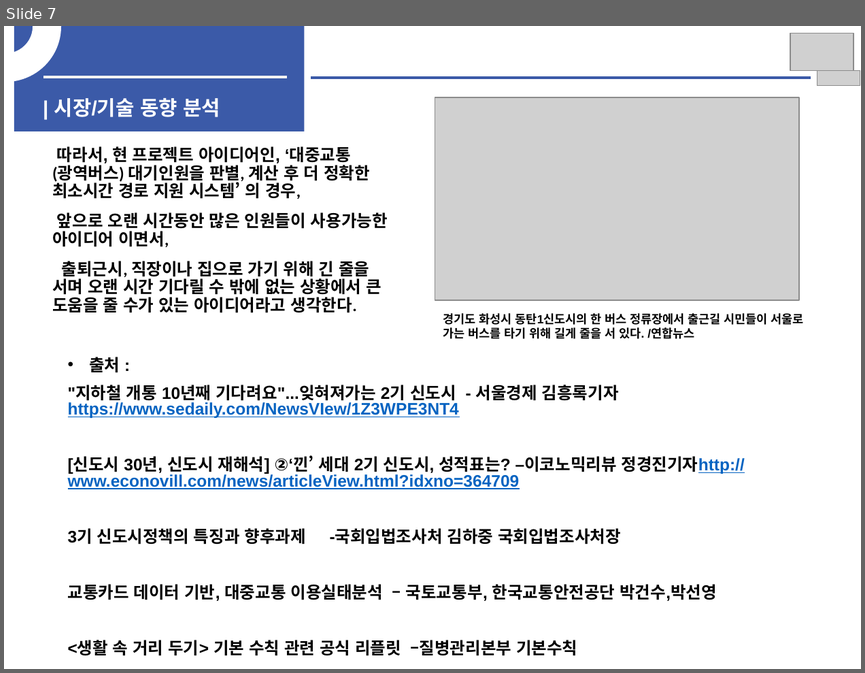
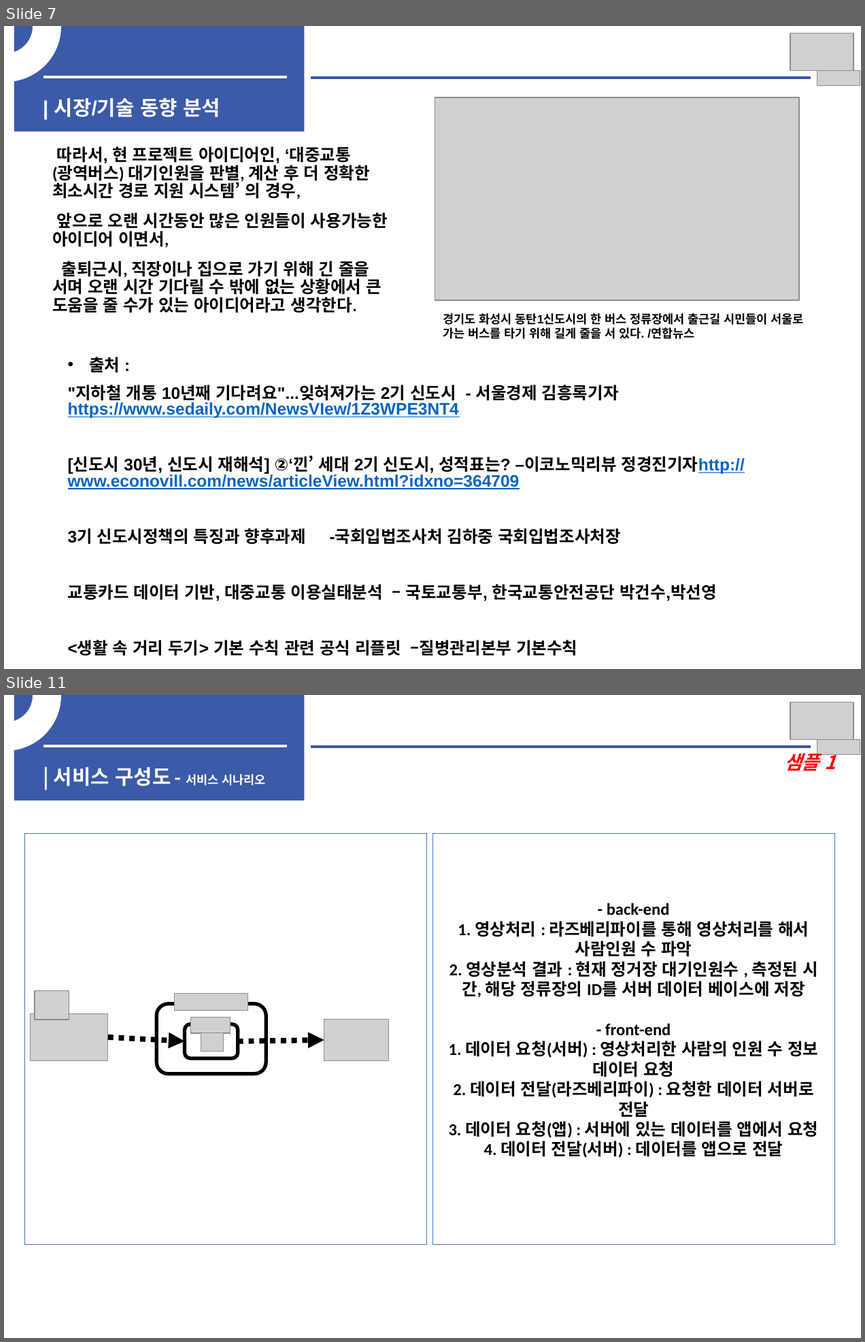
Before and after one commit to woojin1027/THE-FACO, a slide deck: 중간보고서/중간보고서.pptx. Shown one above the other, each under a label of ours: slide 7 before the commit, slides 7 and 11 after it; the slides between them are not shown. The pictures are 865x673 and 865x1342 pixels, drawn with LibreOffice and Linux fonts; fonts in the diff are those of the drawing; grey boxes stand for pictures. Boxes give left, top, right and bottom in pixels: in the first picture for what was removed or moved away, otherwise in the second. Text is boxed around its words. In the diff, an @@ line names an element or a change of style, - is before the commit and + after.

```diff
--- a/중간보고서/중간보고서.pptx
+++ b/중간보고서/중간보고서.pptx
@@ slide 11 added at (4, 695, 861, 1338), background #FFFFFF @@
@@ arch (boxed as its full ring) added at (4, 695, 60, 751), fill #FFFFFF, outline #FFFFFF 1 pt @@
@@ rectangle added at (14, 695, 305, 800), fill #3B5AA8 @@
@@ picture added at (789, 702, 853, 741) @@
@@ line added from (43, 745) to (287, 745), #F2F2F2 2.25 pt @@
@@ line added from (311, 747) to (810, 747), #3B5AA8 2.25 pt @@
@@ text added at (784, 749, 836, 771), 16 pt, text #FF0000, bold, italic @@
+샘플 1
@@ picture added at (817, 740, 860, 754) @@
@@ text added at (54, 767, 265, 786), 17 pt, text #FFFFFF, bold @@
+| 서비스 구성도 - 서비스 시나리오
@@ rectangle added at (24, 833, 426, 1244), outline #4472C4 0.75 pt @@
@@ rectangle added at (432, 833, 834, 1244), outline #4472C4 0.75 pt, 14 pt, text #000000, bold @@
+- back-end
+1. 영상처리 : 라즈베리파이를 통해 영상처리를 해서 사람인원 수 파악
+2. 영상분석 결과 : 현재 정거장 대기인원수 , 측정된 시간, 해당 정류장의 ID를 서버 데이터 베이스에 저장
+- front-end
+1. 데이터 요청(서버) : 영상처리한 사람의 인원 수 정보 데이터 요청
+2. 데이터 전달(라즈베리파이) : 요청한 데이터 서버로 전달
+3. 데이터 요청(앱) : 서버에 있는 데이터를 앱에서 요청
+4. 데이터 전달(서버) : 데이터를 앱으로 전달
@@ picture added at (35, 991, 69, 1020) @@
@@ picture added at (175, 993, 248, 1011) @@
@@ picture added at (31, 1014, 109, 1061) @@
@@ rounded rectangle added at (156, 1004, 266, 1074), outline #000000 3 pt @@
@@ picture added at (191, 1017, 230, 1034) @@
@@ picture added at (324, 1019, 389, 1061) @@
@@ arrow added from (107, 1037) to (185, 1041), #000000 4.5 pt dashed @@
@@ rounded rectangle added at (185, 1024, 238, 1058), outline #000000 3 pt @@
@@ picture added at (201, 1032, 224, 1051) @@
@@ arrow added from (238, 1041) to (324, 1040), #000000 4.5 pt dashed @@
```
Also in this commit, not shown: 4 slides changed, 4 other slides added.
